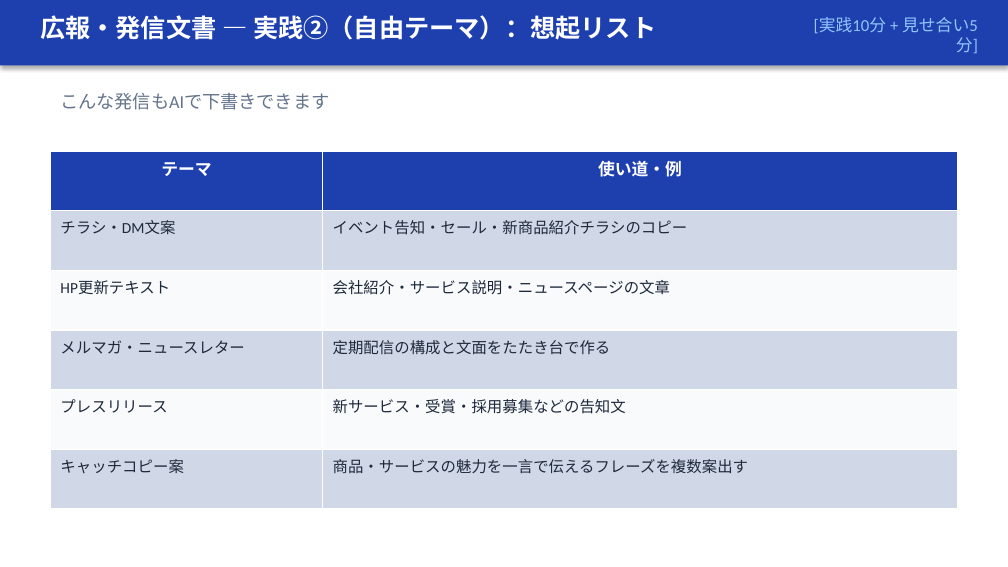
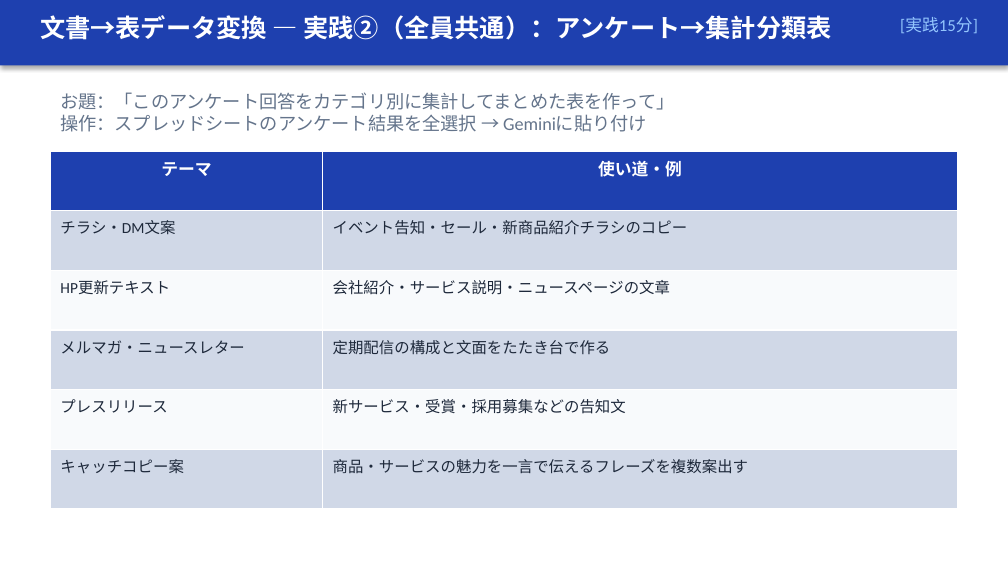
Before and after one commit to zatune-gif/kurashi-no-dodai-log, a slide deck: slide 10 of 00-01_han-ai/training-materials/course02_jissen_bunsho.pptx. Drawn at 1008x567 pixels with LibreOffice and Linux fonts; fonts in the diff are those of the drawing. Boxes give left, top, right and bottom in pixels: in the first picture for what was removed or moved away, otherwise in the second. Text is boxed around its words. In the diff, an @@ line names an element or a change of style, - is before the commit and + after.

```diff
--- a/00-01_han-ai/training-materials/course02_jissen_bunsho.pptx
+++ b/00-01_han-ai/training-materials/course02_jissen_bunsho.pptx
@@ text at [40, 15, 832, 40]: text changed @@
-広報・発信文書 — 実践②（自由テーマ）：想起リスト
+文書→表データ変換 — 実践②（全員共通）：アンケート→集計分類表
@@ text at [900, 18, 978, 33]: text changed @@
-[実践10分 + 見せ合い5分]
+[実践15分]
@@ text at [60, 92, 674, 132]: text changed @@
-こんな発信もAIで下書きできます
+お題：「このアンケート回答をカテゴリ別に集計してまとめた表を作って」
+操作：スプレッドシートのアンケート結果を全選択 → Geminiに貼り付け
```
Also in this commit, not shown: 9 other slides changed, 2 slides removed, 3 other files.
